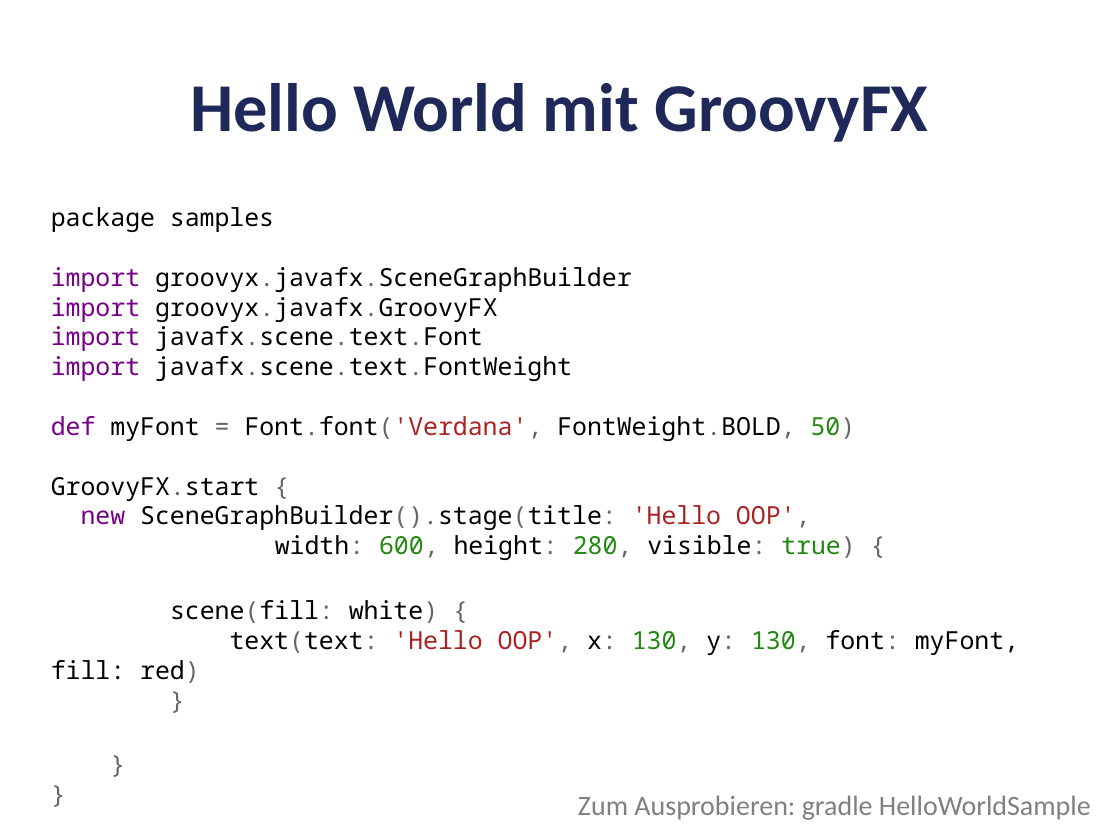
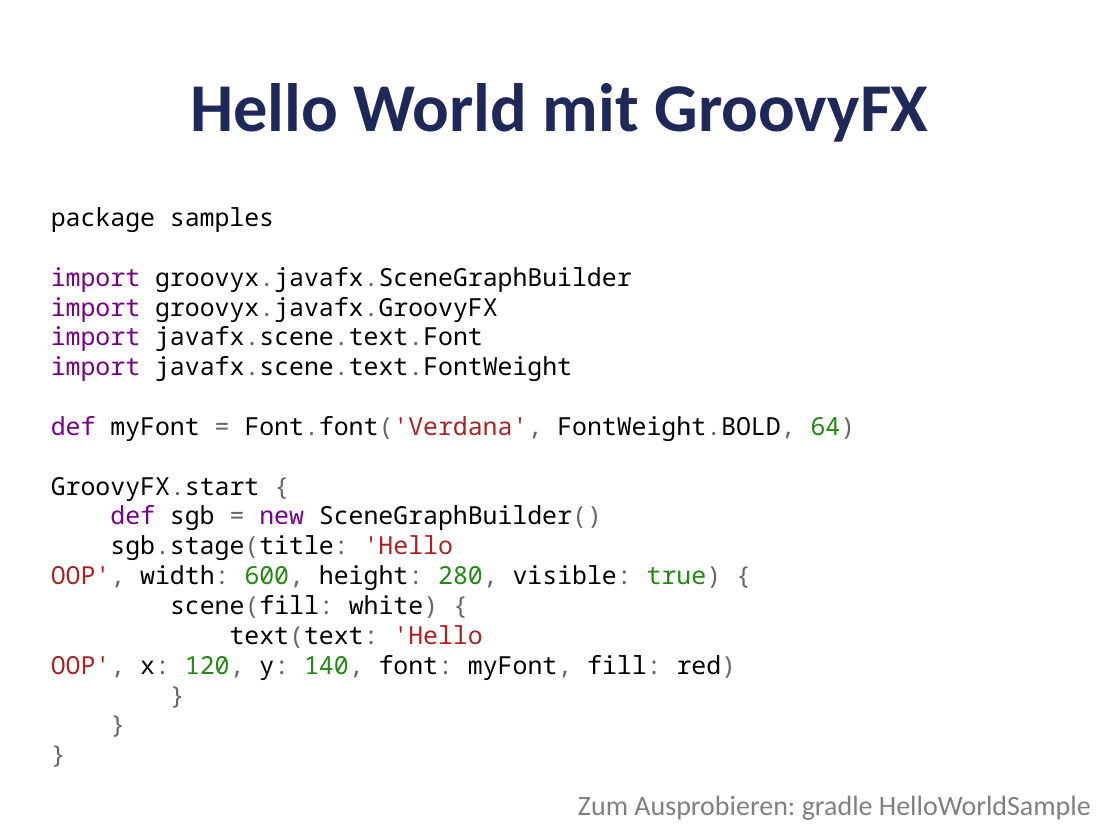
Before and after one commit to codescape/presentations, a slide deck: slide 17 of groovyfx-entfesselt-javafx/groovyfx-oop-2012.pptx. Drawn at 1120x840 pixels with LibreOffice and Linux fonts; fonts in the diff are those of the drawing; background and template pictures are left out. Boxes give left, top, right and bottom in pixels: in the first picture for what was removed or moved away, otherwise in the second. Text is boxed around its words. In the diff, an @@ line names an element or a change of style, - is before the commit and + after.

Commit message:
finishing slides and samples

```diff
--- a/groovyfx-entfesselt-javafx/groovyfx-oop-2012.pptx
+++ b/groovyfx-entfesselt-javafx/groovyfx-oop-2012.pptx
@@ text at [51,207,856,680]: text changed @@
-package samples
-import groovyx.javafx.SceneGraphBuilder
-import groovyx.javafx.GroovyFX
-import javafx.scene.text.Font
-import javafx.scene.text.FontWeight
-def myFont = Font.font('Verdana', FontWeight.BOLD, 50)
-GroovyFX.start {
-new SceneGraphBuilder().stage(title: 'Hello OOP',
-width: 600, height: 280, visible: true) {
-scene(fill: white) {
-text(text: 'Hello OOP', x: 130, y: 130, font: myFont, fill: red)
-}
-}
-}
+package samples
+import groovyx.javafx.SceneGraphBuilder
+import groovyx.javafx.GroovyFX
+import javafx.scene.text.Font
+import javafx.scene.text.FontWeight
+def myFont = Font.font('Verdana', FontWeight.BOLD, 64)
+GroovyFX.start {
+def sgb = new SceneGraphBuilder()
+sgb.stage(title: 'Hello OOP', width: 600, height: 280, visible: true) {
+scene(fill: white) {
+text(text: 'Hello OOP', x: 120, y: 140, font: myFont, fill: red)
+}
+}
+}
```
Also in this commit, not shown: 5 other slides changed, 11 slides added, 2 slides removed, 3 other files.
